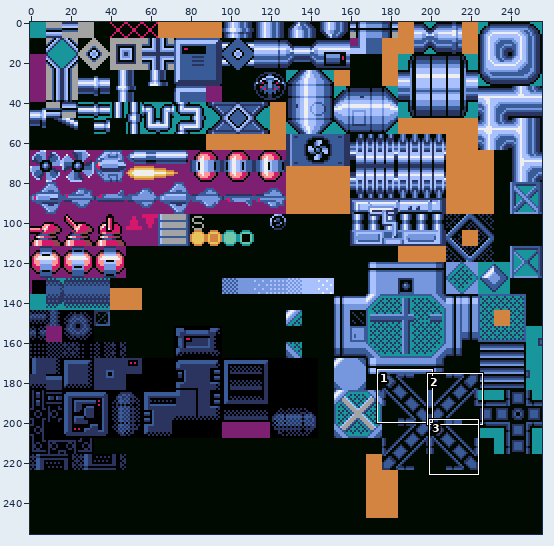
File history of a sprite sheet, source/assets/stage_warehouse.png. Above: a wide view before the commit, with the close-up outlined.
Close-up. Before the commit:
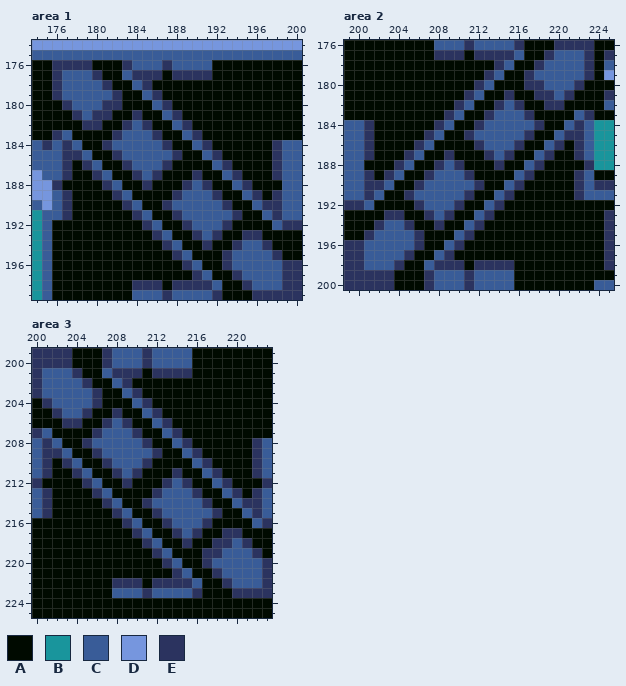
The file is 256x256 pixels. Shown: area 1: x 174..200, y 174..199; area 2: x 199..225, y 176..200; area 3: x 200..223, y 199..225. The commit also changed other parts of the picture, which this record leaves out.
Palette (. is transparent): A #000a00  B #19959c  C #395c98  D #7696de  E #2b335f
Pixels before, area 1, first column x 174:
174 DDDDDDDDDDDDDDDDDDDDDDDDDDD
175 CCCCCCCCCCCCCCCCCCCCCCCCCCC
176 AAEEEEAAAECCCECCCCAAAAAAAAA
177 AAECCCEAACEEEAEEEEAAAAAAAAA
178 AAECCCCEAACEAAAAAAAAAAAAAAA
179 AAECCCCCEAACEAAAAAAAAAAAAAA
180 AAAECCCEEAAACEAAAAAAAAAAAAA
181 AAAAECEEAAEAACEAAAAAAAAAAAA
182 AAAAAEEAAECEAACEAAAAAAAAAAA
183 AAECAAAAECCCEAACEAAAAAAAAAA
184 CECECAAECCCCCEAACEAAAAAAECC
185 CCCEECAAECCCCCEAACEAAAAAECC
186 CCCEAECAAECCCEAAAACEAAAAECC
187 DCCEAAECAAECEAAAEAACEAAAECC
188 DDEAAAAECAAEAAAECEAACEAAACC
189 DDCEAAAAECAAAAECCCEAACEAECC
190 CDCEAAAAAECAAECCCCCEAACEECC
191 BCCEAAAAAAECAAECCCCCEAACECC
192 BCAAAAAAAAAECAAECCCEAAAACEE
193 BCAAAAAAAAAAECAAECEAAEEAAAA
194 BCAAAAAAAAAAAECAAEAAECCEAAA
195 BCAAAAAAAAAAAAECAAAECCCCEAA
196 BCAAAAAAAAAAAAAECAAECCCCCEE
197 BCAAAAAAAAAAAAAAECAAECCCCEE
198 BCAAAAAAAAEEEAEEEECAAECCCEE
199 BCAAAAAAAACCCECCCCEAAAEEEEE
Pixels before, area 2, first column x 199:
176 AAAAAAAAACCCECCCCEAAAEEEEAA
177 AAAAAAAAAEEEAEEEECAAECCCEAE
178 AAAAAAAAAAAAAAAECAAECCCCEAC
179 AAAAAAAAAAAAAAECAAECCCCCEAD
180 AAAAAAAAAAAAAECAAAEECCCEAAA
181 AAAAAAAAAAAAECAAEAAEECEAAAE
182 AAAAAAAAAAAECAAECEAAEEAAAAC
183 AAAAAAAAAAECAAECCCEAAAACEAA
184 CCEAAAAAAECAAECCCCCEAACECBB
185 CCEAAAAAECAAECCCCCEAACEECBB
186 CCEAAAAECAAAAECCCEAACEAECBB
187 CCEAAAECAAEAAAECEAACEAAECBB
188 CCAAAECAAECEAAAEAACEAAAAEBB
189 CCEAECAAECCCEAAAACEAAAAECAA
190 CCEECAAECCCCCEAACEAAAAAECEE
191 CCECAAECCCCCEAACEAAAAAAECCC
192 EECAAAAECCCEAACEAAAAAAAAAAA
193 AAAAEEAAECEAACEAAAAAAAAAAAE
194 AAAECCEAAEAACEAAAAAAAAAAAAE
195 AAECCCCEAAACEAAAAAAAAAAAAAE
196 EECCCCCEAACEAAAAAAAAAAAAAAE
197 EECCCCEAACEAAAAAAAAAAAAAAAE
198 EECCCEAACEEEAEEEEAAAAAAAAAE
199 EEEEEAAAECCCECCCCAAAAAAAAAA
200 EEEEEAAAECCCECCCCAAAAAAAACC
Pixels before, area 3, first column x 200:
199 EEEEAAAECCCECCCCAAAAAAAA
200 EEEEAAAECCCECCCCAAAAAAAA
201 ECCCEAACEEEAEEEEAAAAAAAA
202 ECCCCEAACEAAAAAAAAAAAAAA
203 ECCCCCEAACEAAAAAAAAAAAAA
204 AECCCCEAAACEAAAAAAAAAAAA
205 AAECCEAAEAACEAAAAAAAAAAA
206 AAAEEAAECEAACEAAAAAAAAAA
207 ECAAAAECCCEAACEAAAAAAAAA
208 CECAAECCCCCEAACEAAAAAAEC
209 CEECAAECCCCCEAACEAAAAAEC
210 CEAECAAECCCEAAAACEAAAAEC
211 CEAAECAAECEAAAEAACEAAAEC
212 EAAAAECAAEAAAECEAACEAAAE
213 CEAAAAECAAAAECCCEAACEAEC
214 CEAAAAAECAAECCCCCEAACEEC
215 CEAAAAAAECAAECCCCCEAACEC
216 AAAAAAAAAECAAECCCEAAAACE
217 AAAAAAAAAAECAAECEAAEEAAA
218 AAAAAAAAAAAECAAEAAEECEAA
219 AAAAAAAAAAAAECAAAEECCCEA
220 AAAAAAAAAAAAAECAAECCCCCE
221 AAAAAAAAAAAAAAECAAECCCCE
222 AAAAAAAAEEEAEEEECAAECCCE
223 AAAAAAAACCCECCCCEAAAEEEE
224 AAAAAAAAAAAAAAAAAAAAAAAA
225 AAAAAAAAAAAAAAAAAAAAAAAA
And afterwards:
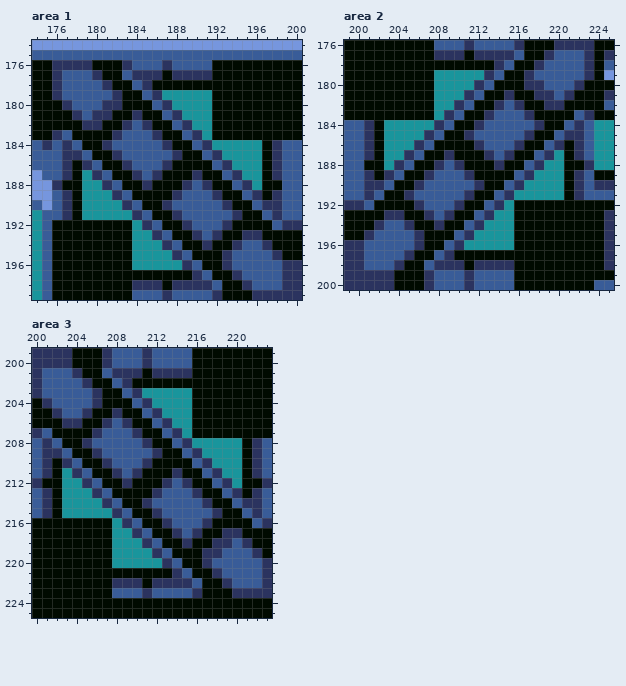
From old to new:
Area 1:
y 179: x 187..191 AAAAA -> BBBBB
y 180: x 188..191 AAAA -> BBBB
y 181: x 189..191 AAA -> BBB
y 182: x 190..191 AA -> BB
y 183: x 191 A -> B
y 184: x 192..196 AAAAA -> BBBBB
y 185: x 193..196 AAAA -> BBBB
y 186: x 194..196 AAA -> BBB
y 187: x 179 A -> B; x 195..196 AA -> BB
y 188: x 179..180 AA -> BB; x 196 A -> B
y 189: x 179..181 AAA -> BBB
y 190: x 179..182 AAAA -> BBBB
y 191: x 179..183 AAAAA -> BBBBB
y 192: x 184 A -> B
y 193: x 184..185 AA -> BB
y 194: x 184..186 AAA -> BBB
y 195: x 184..187 AAAA -> BBBB
y 196: x 184..188 AAAAA -> BBBBB
Area 2:
y 179: x 208..212 AAAAA -> BBBBB
y 180: x 208..211 AAAA -> BBBB
y 181: x 208..210 AAA -> BBB
y 182: x 208..209 AA -> BB
y 183: x 208 A -> B
y 184: x 203..207 AAAAA -> BBBBB
y 185: x 203..206 AAAA -> BBBB
y 186: x 203..205 AAA -> BBB
y 187: x 203..204 AA -> BB; x 220 A -> B
y 188: x 203 A -> B; x 219..220 AA -> BB
y 189: x 218..220 AAA -> BBB
y 190: x 217..220 AAAA -> BBBB
y 191: x 216..220 AAAAA -> BBBBB
y 192: x 215 A -> B
y 193: x 214..215 AA -> BB
y 194: x 213..215 AAA -> BBB
y 195: x 212..215 AAAA -> BBBB
y 196: x 211..215 AAAAA -> BBBBB
Area 3:
y 203: x 211..215 AAAAA -> BBBBB
y 204: x 212..215 AAAA -> BBBB
y 205: x 213..215 AAA -> BBB
y 206: x 214..215 AA -> BB
y 207: x 215 A -> B
y 208: x 216..220 AAAAA -> BBBBB
y 209: x 217..220 AAAA -> BBBB
y 210: x 218..220 AAA -> BBB
y 211: x 203 A -> B; x 219..220 AA -> BB
y 212: x 203..204 AA -> BB; x 220 A -> B
y 213: x 203..205 AAA -> BBB
y 214: x 203..206 AAAA -> BBBB
y 215: x 203..207 AAAAA -> BBBBB
y 216: x 208 A -> B
y 217: x 208..209 AA -> BB
y 218: x 208..210 AAA -> BBB
y 219: x 208..211 AAAA -> BBBB
y 220: x 208..212 AAAAA -> BBBBB
Boxes around the changes in both close-ups, in picture pixels (x1, y1, x2, y2):
changed: (82, 90, 262, 270)
changed: (384, 70, 564, 250)
changed: (62, 388, 242, 568)
